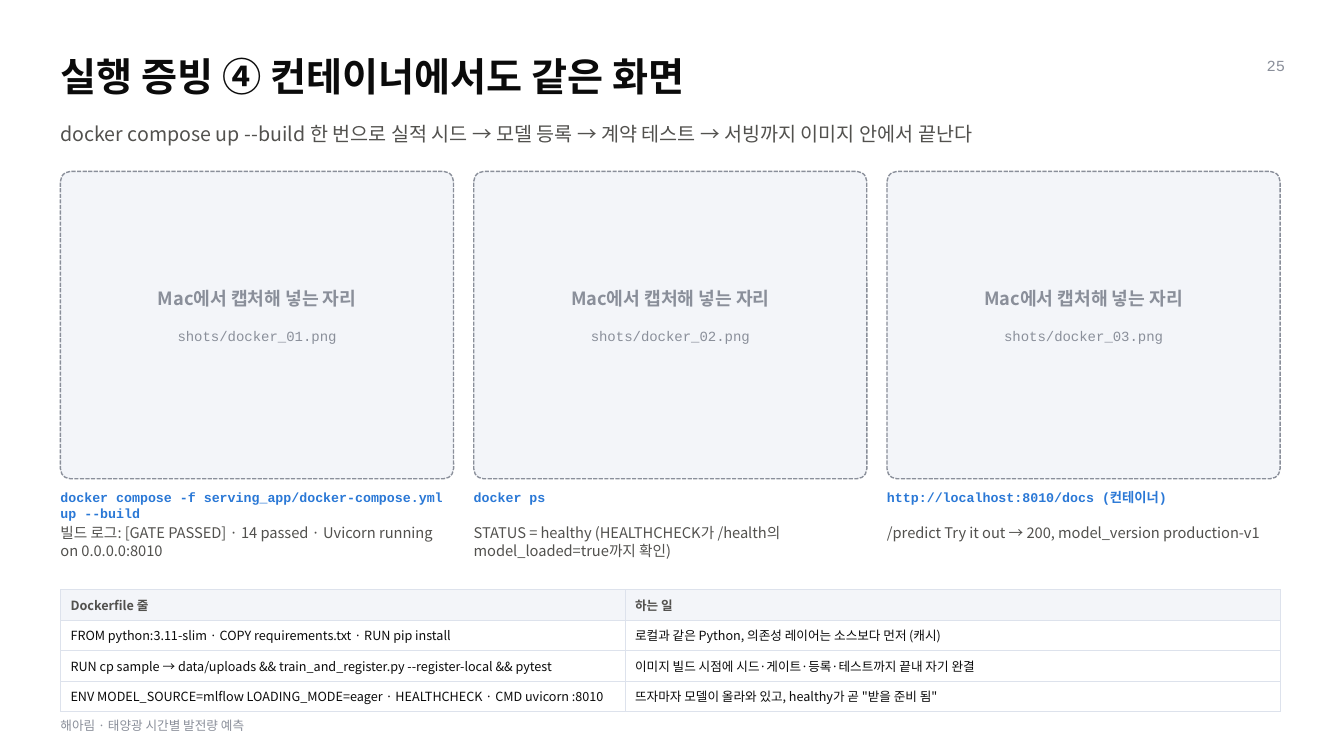
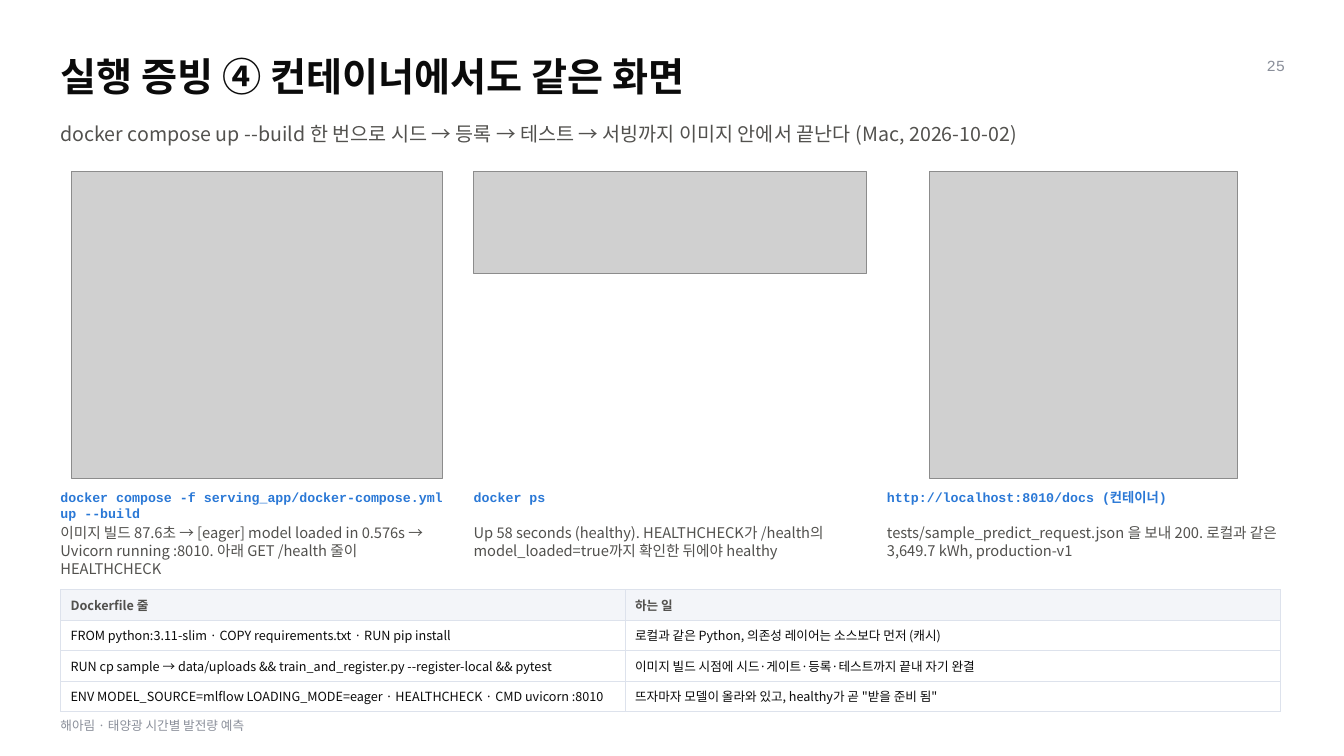
Before and after one commit to leemingi0906/model-serving, a slide deck: slide 25 of team_solar/release/해아림_발표.pptx. Drawn at 1344x756 pixels with LibreOffice and Linux fonts; fonts in the diff are those of the drawing; grey boxes stand for pictures. Boxes give left, top, right and bottom in pixels: in the first picture for what was removed or moved away, otherwise in the second. Text is boxed around its words. In the diff, an @@ line names an element or a change of style, - is before the commit and + after.

```diff
--- a/team_solar/release/해아림_발표.pptx
+++ b/team_solar/release/해아림_발표.pptx
@@ text at (60,125,1016,146): text changed @@
-docker compose up --build 한 번으로 실적 시드 → 모델 등록 → 계약 테스트 → 서빙까지 이미지 안에서 끝난다
+docker compose up --build 한 번으로 시드 → 등록 → 테스트 → 서빙까지 이미지 안에서 끝난다 (Mac, 2026-10-02)
@@ rounded rectangle removed at (60,171,454,479) @@
@@ picture added at (72,171,442,479) @@
@@ rounded rectangle removed at (474,171,867,479) @@
@@ picture added at (474,171,867,273) @@
@@ rounded rectangle removed at (887,171,1280,479) @@
@@ picture added at (931,171,1238,479) @@
@@ text removed at (158,290,356,307) @@
-Mac에서 캡처해 넣는 자리
@@ text removed at (571,290,769,307) @@
-Mac에서 캡처해 넣는 자리
@@ text removed at (984,290,1182,307) @@
-Mac에서 캡처해 넣는 자리
@@ text removed at (178,331,337,344) @@
-shots/docker_01.png
@@ text removed at (591,331,750,344) @@
-shots/docker_02.png
@@ text removed at (1004,331,1163,344) @@
-shots/docker_03.png
@@ text at (60,526,405,574): text changed @@
-빌드 로그: [GATE PASSED] · 14 passed · Uvicorn running on 0.0.0.0:8010
+이미지 빌드 87.6초 → [eager] model loaded in 0.576s → Uvicorn running :8010. 아래 GET /health 줄이 HEALTHCHECK
@@ text at (474,526,824,560): text changed @@
-STATUS = healthy (HEALTHCHECK가 /health의 model_loaded=true까지 확인)
+Up 58 seconds (healthy). HEALTHCHECK가 /health의 model_loaded=true까지 확인한 뒤에야 healthy
@@ text at (887,526,1277,560): text changed @@
-/predict Try it out → 200, model_version production-v1
+tests/sample_predict_request.json 을 보내 200. 로컬과 같은 3,649.7 kWh, production-v1
```
Also in this commit, not shown: 4 other files.
